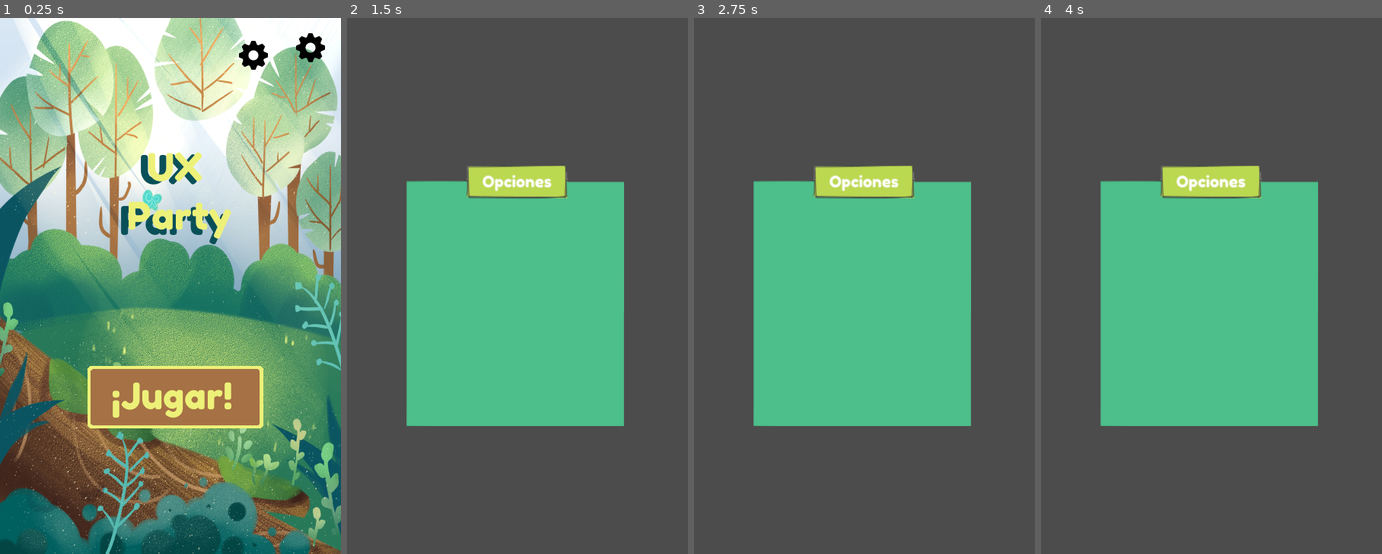
Above: before the commit, frames 1-4 (left to right).
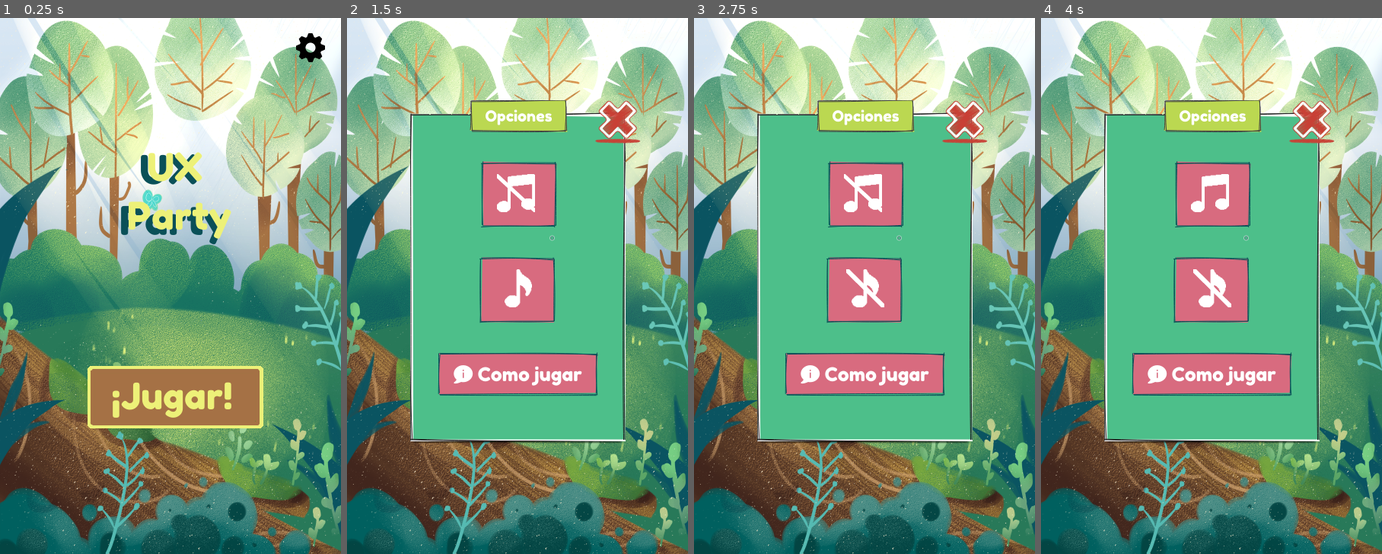
Above: after the commit, the same moments.

Repository: alexiaCat/Ux-Party
Game: Godot game, scene res://main/Main.tscn
Same seed, same stepped clock (60 frames per second), same inputs: the game is played once before the commit and once after it.
Inputs (mouse positions are in pixels of both pictures, inside the frame that each line leads up to):
- Up to frame 1 (0.25 s): no input
- Up to frame 2 (1.5 s): click (657, 50) at 0.5 s; click (517, 194) at 1.27 s
- Up to frame 3 (2.75 s): click (864, 286) at 2.02 s
- Up to frame 4 (4 s): click (1214, 371) at 2.77 s; click (1211, 194) at 3.52 s

The runs differ from the first frame. In frame 1, 0.3% of the frame differs, in the area x 70-79%, y 4-10%; in frame 2, 80%; in frame 3, 80%; in frame 4, 80%, in the area x 0-100%, y 0-100%.

Commit message:
menu config_main y map

Diff:
--- a/gamehandler.gd
+++ b/gamehandler.gd
@@ -4,10 +4,12 @@
 #cantidad maxima de vidas, comparar con vidas jugador ya que no puede exceder las 5
 var vidas_jugador = 5
 var time_left = 60
-# Luego de pasados 4 minutos desde la pérdida de una vida se repondrá la vida perdida.
+# Luego de pasados 4 minutos desde la pérdida de una vida se repondrá la vida perdida 240.
 var life_recharge = 20
-var puntajeglobal = 0
-var turno = true
+var puntajeglobal = 100
+var music = true
+var sounds = true
+var nameplayer = "juanita"
 # para probar que funcionan las estrellas
 var pnivel1 = 0
 var pnivel2 = 0
--- a/hanged_game/game.gd
+++ b/hanged_game/game.gd
@@ -40,6 +40,7 @@
 func _on_Letters_youwin():
 	get_tree().change_scene("res://main_map/Main_scene.tscn")
 	print("ganaste")
+	Gamehandler.time_left = 60
 	if(Gamehandler.puntos > Gamehandler.pnivel1):
 		Gamehandler.pnivel1 = Gamehandler.puntos
 
--- a/main/Main.gd
+++ b/main/Main.gd
@@ -2,7 +2,3 @@
 
 func _on_Play_button_pressed():
 	get_tree().change_scene("res://main_map/Main_scene.tscn")
-
-
-func _on_Config_button_pressed():
-	get_tree().change_scene("res://menu_options.tscn")
--- a/main/Main.tscn
+++ b/main/Main.tscn
@@ -7,8 +7,8 @@
 [ext_resource path="res://main/environment.tscn" type="PackedScene" id=5]
 [ext_resource path="res://assets/buttons/CONFIG.png" type="Texture" id=6]
 [ext_resource path="res://assets/buttons/config_press.png" type="Texture" id=7]
-[ext_resource path="res://assets/audio/background.ogg" type="AudioStream" id=8]
 [ext_resource path="res://main/Main.gd" type="Script" id=9]
+[ext_resource path="res://menus/menu_config.tscn" type="PackedScene" id=10]
 
 [sub_resource type="GDScript" id=4]
 
@@ -30,13 +30,13 @@
 [node name="HUD" type="CanvasLayer" parent="."]
 script = SubResource( 4 )
 
-[node name="Control" type="Control" parent="HUD"]
+[node name="Escena" type="Control" parent="HUD" groups=["escena"]]
 anchor_right = 1.0
 anchor_bottom = 1.0
 margin_left = 2.0
 margin_right = 2.0
 
-[node name="Tittle" type="Label" parent="HUD/Control"]
+[node name="Tittle" type="Label" parent="HUD/Escena"]
 anchor_left = 0.5
 anchor_top = 0.5
 anchor_right = 0.5
@@ -50,7 +50,7 @@
 text = "  UX
 Party"
 
-[node name="Tittle2" type="Label" parent="HUD/Control"]
+[node name="Tittle2" type="Label" parent="HUD/Escena"]
 anchor_left = 0.5
 anchor_top = 0.5
 anchor_right = 0.5
@@ -64,7 +64,7 @@
 text = "  UX
 Party"
 
-[node name="Play_button" type="TextureButton" parent="HUD/Control"]
+[node name="Play_button" type="TextureButton" parent="HUD/Escena"]
 anchor_left = 0.5
 anchor_top = 0.5
 anchor_right = 0.5
@@ -77,7 +77,7 @@
 texture_pressed = ExtResource( 2 )
 texture_hover = ExtResource( 4 )
 
-[node name="label_play" type="Label" parent="HUD/Control/Play_button"]
+[node name="label_play" type="Label" parent="HUD/Escena/Play_button"]
 anchor_left = 0.5
 anchor_top = 0.5
 anchor_right = 0.5
@@ -90,7 +90,7 @@
 custom_fonts/font = SubResource( 3 )
 text = "¡Jugar!"
 
-[node name="Config_button" type="TextureButton" parent="HUD/Control"]
+[node name="Config_button" type="TextureButton" parent="HUD/Escena"]
 anchor_left = 1.0
 anchor_right = 1.0
 margin_left = -61.0
@@ -101,19 +101,17 @@
 texture_pressed = ExtResource( 7 )
 texture_hover = ExtResource( 6 )
 
-[node name="MenuButton" type="MenuButton" parent="HUD/Control"]
-margin_left = 306.0
-margin_top = 27.0
-margin_right = 356.0
-margin_bottom = 71.0
-icon = ExtResource( 6 )
-items = [ "musica", ExtResource( 7 ), 1, true, true, 0, 0, null, "", true, "sonido", null, 0, false, false, 1, 0, null, "", false, "tutorial", null, 0, false, false, 2, 0, null, "", false ]
-
 [node name="environment" parent="." instance=ExtResource( 5 )]
 
-[node name="AudioStreamPlayer" type="AudioStreamPlayer" parent="."]
-stream = ExtResource( 8 )
-autoplay = true
+[node name="Menu" parent="." instance=ExtResource( 10 )]
+anchor_top = 1.0
+anchor_bottom = 1.0
+margin_left = 27.0
+margin_top = 264.0
+margin_right = 27.0
+margin_bottom = 264.0
 
-[connection signal="pressed" from="HUD/Control/Play_button" to="." method="_on_Play_button_pressed"]
-[connection signal="pressed" from="HUD/Control/Config_button" to="." method="_on_Config_button_pressed"]
+[connection signal="pressed" from="HUD/Escena/Play_button" to="." method="_on_Play_button_pressed"]
+[connection signal="button_up" from="HUD/Escena/Config_button" to="Menu" method="_on_Config_button_button_up"]
+
+[editable path="Menu"]
--- a/main_map/Main_scene.tscn
+++ b/main_map/Main_scene.tscn
@@ -7,6 +7,8 @@
 [ext_resource path="res://main_map/level_pressed.png" type="Texture" id=5]
 [ext_resource path="res://assets/fonts/fontparamapa.tres" type="DynamicFont" id=6]
 [ext_resource path="res://stars/mapa_star.tscn" type="PackedScene" id=7]
+[ext_resource path="res://menus/menu_mapaprincipal.tscn" type="PackedScene" id=8]
+[ext_resource path="res://menus/menuprincipal.gd" type="Script" id=9]
 
 [node name="Main_scene" type="Node2D"]
 script = ExtResource( 3 )
@@ -234,6 +236,10 @@
 
 [node name="Timer_2" type="Timer" parent="."]
 
+[node name="Menu" parent="." instance=ExtResource( 8 )]
+script = ExtResource( 9 )
+
+[connection signal="button_up" from="HUD/Control/MarginContainer/HBoxContainer/Config" to="Menu" method="_on_Config_button_up"]
 [connection signal="pressed" from="Level1" to="." method="_on_Level1_pressed"]
 [connection signal="pressed" from="Level2" to="." method="_on_Level2_pressed"]
 [connection signal="pressed" from="Level3" to="." method="_on_Level3_pressed"]
@@ -245,6 +251,7 @@
 [connection signal="pressed" from="Level9" to="." method="_on_Level9_pressed"]
 [connection signal="timeout" from="Timer_2" to="." method="_on_tiempo_vidas_timeout"]
 
+[editable path="HUD"]
 [editable path="mapa_star"]
 [editable path="mapa_star/estrellas"]
 [editable path="mapa_star/estrellas2"]
@@ -255,3 +262,4 @@
 [editable path="mapa_star/estrellas7"]
 [editable path="mapa_star/estrellas8"]
 [editable path="mapa_star/estrellas9"]
+[editable path="Menu"]
--- a/menu_options.tscn
+++ /dev/null
@@ -1,12 +0,0 @@
-[gd_scene load_steps=2 format=2]
-
-[ext_resource path="res://menu_options/options.png" type="Texture" id=1]
-
-[node name="menu_options" type="Node2D"]
-
-[node name="TextureRect" type="TextureRect" parent="."]
-margin_left = 78.0
-margin_top = 194.0
-margin_right = 364.0
-margin_bottom = 536.0
-texture = ExtResource( 1 )
--- /dev/null
+++ b/menus/menu_config.gd
@@ -0,0 +1,27 @@
+extends Control
+
+
+onready var popup = get_node("Modal_config")
+
+
+
+# Called when the node enters the scene tree for the first time.
+func _ready():
+	pass # Replace with function body.
+
+
+# Called every frame. 'delta' is the elapsed time since the previous frame.
+#func _process(delta):
+#	pass
+
+
+func _on_btn_exit_button_up():
+	popup.visible = false
+	get_tree().get_nodes_in_group("escena")[0].visible = true
+
+
+
+
+func _on_Config_button_button_up():
+	popup.visible = true
+	get_tree().get_nodes_in_group("escena")[0].visible = false
--- /dev/null
+++ b/menus/menu_config.tscn
@@ -0,0 +1,74 @@
+[gd_scene load_steps=9 format=2]
+
+[ext_resource path="res://menus/menu_config.gd" type="Script" id=1]
+[ext_resource path="res://menus/musica.png" type="Texture" id=2]
+[ext_resource path="res://menus/nota-musical.png" type="Texture" id=3]
+[ext_resource path="res://menus/musica_pressed.png" type="Texture" id=4]
+[ext_resource path="res://menus/nota-musical_pressed.png" type="Texture" id=5]
+[ext_resource path="res://menus/options.png" type="Texture" id=6]
+[ext_resource path="res://menus/btn_exit.png" type="Texture" id=7]
+[ext_resource path="res://menus/comojugar_pressed.png" type="Texture" id=8]
+
+[node name="Menu" type="Control"]
+margin_left = 3.0
+margin_top = 139.0
+margin_right = 43.0
+margin_bottom = 179.0
+script = ExtResource( 1 )
+
+[node name="Modal_config" type="WindowDialog" parent="."]
+visible = true
+anchor_left = 0.5
+anchor_top = 0.5
+anchor_right = 0.5
+anchor_bottom = 0.5
+margin_left = -136.0
+margin_top = -204.0
+margin_right = 136.0
+margin_bottom = 204.0
+window_title = "Opciones"
+__meta__ = {
+"_editor_description_": ""
+}
+
+[node name="TextureRect" type="TextureRect" parent="Modal_config"]
+margin_left = -5.0
+margin_top = -40.0
+margin_right = 281.0
+margin_bottom = 408.0
+texture = ExtResource( 6 )
+
+[node name="Música" type="TextureButton" parent="Modal_config"]
+margin_left = 109.0
+margin_top = 57.0
+margin_right = 159.0
+margin_bottom = 107.0
+toggle_mode = true
+texture_normal = ExtResource( 2 )
+texture_pressed = ExtResource( 4 )
+
+[node name="Efectos" type="TextureButton" parent="Modal_config"]
+margin_left = 112.0
+margin_top = 182.0
+margin_right = 162.0
+margin_bottom = 232.0
+toggle_mode = true
+texture_normal = ExtResource( 3 )
+texture_pressed = ExtResource( 5 )
+
+[node name="Tutorial" type="TextureButton" parent="Modal_config"]
+margin_left = 36.0
+margin_top = 295.0
+margin_right = 237.0
+margin_bottom = 344.0
+texture_pressed = ExtResource( 8 )
+texture_hover = ExtResource( 8 )
+
+[node name="btn_exit" type="TextureButton" parent="Modal_config"]
+margin_left = 236.0
+margin_top = -45.0
+margin_right = 300.0
+margin_bottom = 19.0
+texture_normal = ExtResource( 7 )
+
+[connection signal="button_up" from="Modal_config/btn_exit" to="." method="_on_btn_exit_button_up"]
--- /dev/null
+++ b/menus/menu_mapaprincipal.tscn
@@ -0,0 +1,74 @@
+[gd_scene load_steps=9 format=2]
+
+[ext_resource path="res://menus/menu_config.gd" type="Script" id=1]
+[ext_resource path="res://menus/musica.png" type="Texture" id=2]
+[ext_resource path="res://menus/nota-musical.png" type="Texture" id=3]
+[ext_resource path="res://menus/musica_pressed.png" type="Texture" id=4]
+[ext_resource path="res://menus/nota-musical_pressed.png" type="Texture" id=5]
+[ext_resource path="res://menus/options.png" type="Texture" id=6]
+[ext_resource path="res://menus/btn_exit.png" type="Texture" id=7]
+[ext_resource path="res://menus/comojugar_pressed.png" type="Texture" id=8]
+
+[node name="Menu" type="Control"]
+margin_left = 3.0
+margin_top = 139.0
+margin_right = 43.0
+margin_bottom = 179.0
+script = ExtResource( 1 )
+
+[node name="Modal_config" type="WindowDialog" parent="."]
+visible = true
+anchor_left = 0.5
+anchor_top = 0.5
+anchor_right = 0.5
+anchor_bottom = 0.5
+margin_left = -136.0
+margin_top = -204.0
+margin_right = 136.0
+margin_bottom = 204.0
+window_title = "Opciones"
+__meta__ = {
+"_editor_description_": ""
+}
+
+[node name="TextureRect" type="TextureRect" parent="Modal_config"]
+margin_left = -5.0
+margin_top = -40.0
+margin_right = 281.0
+margin_bottom = 408.0
+texture = ExtResource( 6 )
+
+[node name="Música" type="TextureButton" parent="Modal_config"]
+margin_left = 109.0
+margin_top = 57.0
+margin_right = 159.0
+margin_bottom = 107.0
+toggle_mode = true
+texture_normal = ExtResource( 2 )
+texture_pressed = ExtResource( 4 )
+
+[node name="Efectos" type="TextureButton" parent="Modal_config"]
+margin_left = 112.0
+margin_top = 182.0
+margin_right = 162.0
+margin_bottom = 232.0
+toggle_mode = true
+texture_normal = ExtResource( 3 )
+texture_pressed = ExtResource( 5 )
+
+[node name="Tutorial" type="TextureButton" parent="Modal_config"]
+margin_left = 36.0
+margin_top = 295.0
+margin_right = 237.0
+margin_bottom = 344.0
+texture_pressed = ExtResource( 8 )
+texture_hover = ExtResource( 8 )
+
+[node name="btn_exit" type="TextureButton" parent="Modal_config"]
+margin_left = 236.0
+margin_top = -45.0
+margin_right = 300.0
+margin_bottom = 19.0
+texture_normal = ExtResource( 7 )
+
+[connection signal="button_up" from="Modal_config/btn_exit" to="." method="_on_btn_exit_button_up"]
--- /dev/null
+++ b/menus/menuprincipal.gd
@@ -0,0 +1,18 @@
+extends Control
+
+
+onready var popup = get_node("Modal_config")
+
+
+
+# Called when the node enters the scene tree for the first time.
+func _ready():
+	pass # Replace with function body.
+
+
+func _on_btn_exit_button_up():
+	popup.visible = false
+
+
+func _on_Config_button_up():
+	popup.visible = true
--- a/pruebastars.tscn
+++ /dev/null
@@ -1,12 +0,0 @@
-[gd_scene load_steps=2 format=2]
-
-[sub_resource type="StreamTexture" id=1]
-flags = 4
-load_path = "res://.import/prueba.PNG-1d7cd553538be47685dc610f4faf03ba.stex"
-
-[node name="pruebastars" type="Node2D"]
-
-[node name="TextureRect" type="TextureRect" parent="."]
-margin_right = 40.0
-margin_bottom = 40.0
-texture = SubResource( 1 )
Not shown: 1 places in main_map/Main_scene.tscn that only renumber resources
Binary file removed: menu_options/options.png
Binary file added: menus/btn_exit.png
Not shown, changed: menus/btn_exit.png.import
Binary file added: menus/comojugar_pressed.png
Not shown, added: menus/comojugar_pressed.png.import
Binary file added: menus/musica.png
Not shown, added: menus/musica.png.import
Binary file added: menus/musica_pressed.png
Not shown, added: menus/musica_pressed.png.import
Binary file added: menus/nota-musical.png
Not shown, added: menus/nota-musical.png.import
(and 4 more such lines)
